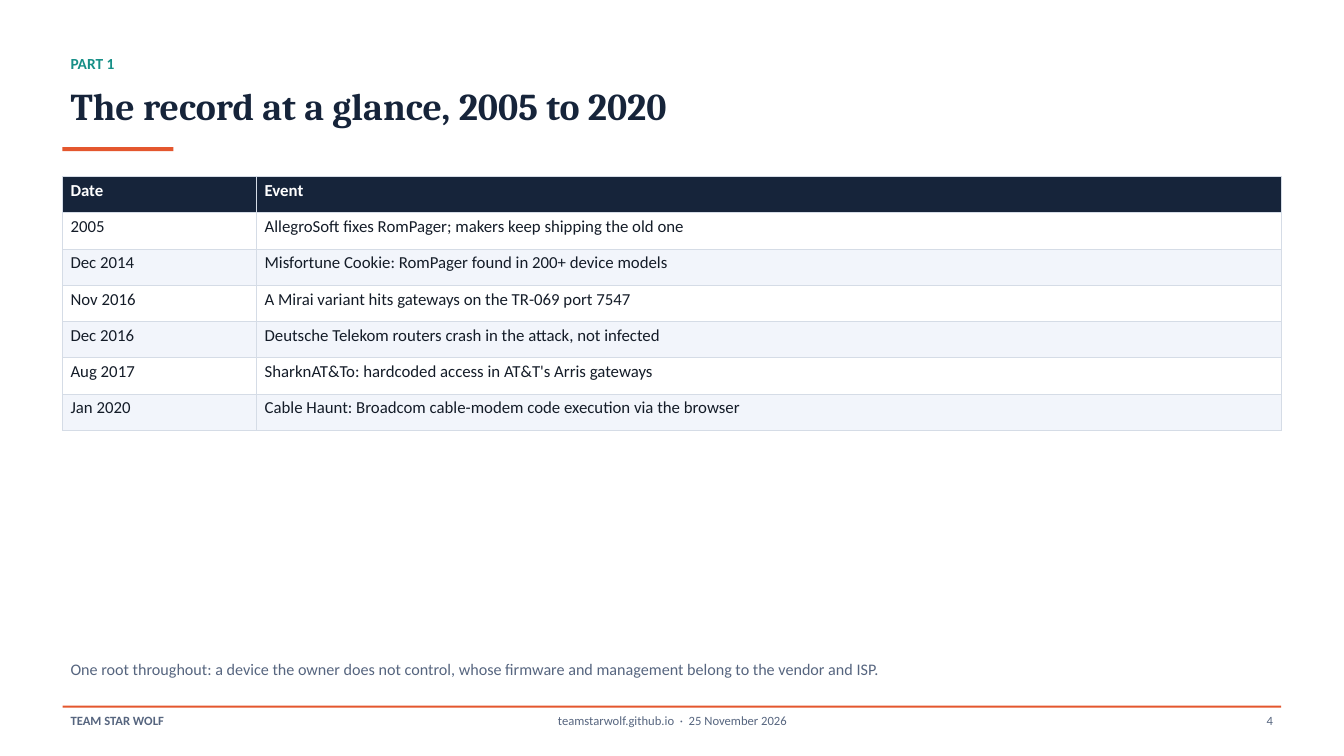
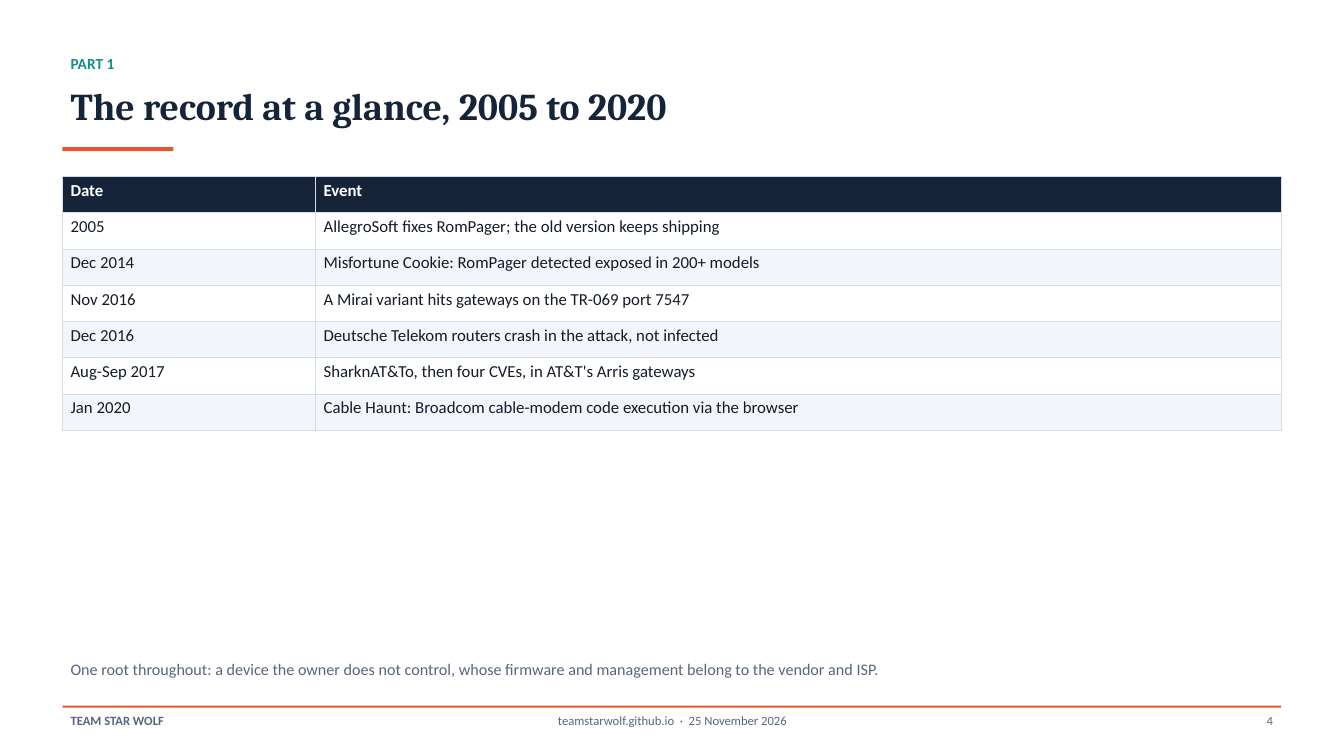
Before and after one commit to TeamStarWolf/TeamStarWolf, a slide deck: slide 4 of case-studies/slides/ISP_Gateway_Home_Network_Case_Study.pptx. Drawn at 1344x756 pixels with LibreOffice and Linux fonts; fonts in the diff are those of the drawing. Boxes give left, top, right and bottom in pixels: in the first picture for what was removed or moved away, otherwise in the second. Text is boxed around its words. In the diff, an @@ line names an element or a change of style, - is before the commit and + after.

```diff
--- a/case-studies/slides/ISP_Gateway_Home_Network_Case_Study.pptx
+++ b/case-studies/slides/ISP_Gateway_Home_Network_Case_Study.pptx
@@ table at [63,176,1281,431] @@
-row 2, column 2: AllegroSoft fixes RomPager; makers keep shipping the old one
+row 2, column 2: AllegroSoft fixes RomPager; the old version keeps shipping
-row 3, column 2: Misfortune Cookie: RomPager found in 200+ device models
+row 3, column 2: Misfortune Cookie: RomPager detected exposed in 200+ models
-row 6, column 1: Aug 2017
+row 6, column 1: Aug-Sep 2017
-row 6, column 2: SharknAT&To: hardcoded access in AT&T's Arris gateways
+row 6, column 2: SharknAT&To, then four CVEs, in AT&T's Arris gateways
```
Also in this commit, not shown: 13 other slides changed, 7 other files.
